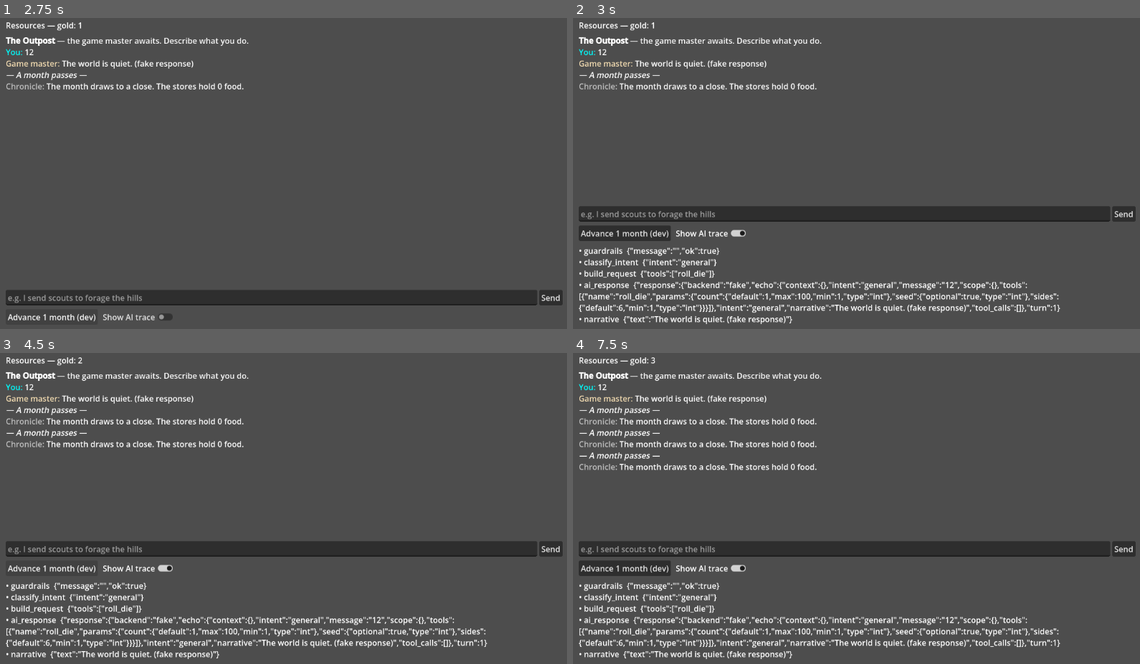
Above: before the commit, frames 1-4 (two rows, left to right).
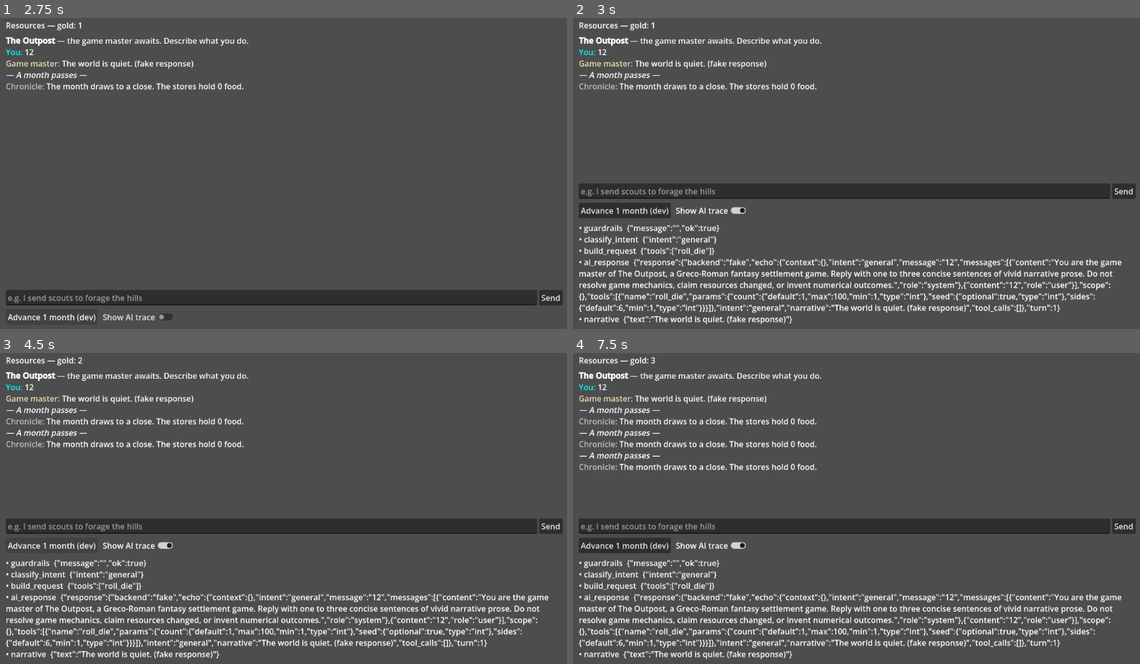
Above: after the commit, the same moments.

Repository: ThiagoVSouza/TheOutpostGodot
Game: Godot game, scene res://core/bootstrap/boot.tscn
Two runs of this game, one before a commit and one after it. Both use one fixed random seed, a clock stepped at 60 frames per second and the inputs below.
Inputs (mouse positions are in pixels of both pictures, inside the frame that each line leads up to):
- Up to frame 1 (2.75 s): click (272, 297) at 0.52 s; type "12" at 0.6 s; click "Send" at 1.25 s; click "Advance 1 month (dev)" at 2 s
- Up to frame 2 (3 s): click "Show AI trace" at 2.75 s
- Up to frame 3 (4.5 s): click "Send" at 3.5 s; click "Advance 1 month (dev)" at 4.25 s
- Up to frame 4 (7.5 s): click "Show AI trace" at 5 s; click "Send" at 5.75 s; click "Advance 1 month (dev)" at 6.5 s; click "Show AI trace" at 7.25 s

Frame 1 is identical in both runs. In frame 2, 15% of the frame differs, in the area x 1-100%, y 53-92%; in frame 3, 14%; in frame 4, 15%.

Commit message:
T2 remote llama backend

Diff:
--- a/core/ai/ai_orchestrator.gd
+++ b/core/ai/ai_orchestrator.gd
@@ -22,6 +22,10 @@
 ## Response <- backend: { narrative, tool_calls[], commands[], schedule[]? }
 
 const MAX_MESSAGE_LEN: int = 2000
+const M2_SYSTEM_PROMPT := "You are the game master of The Outpost, a Greco-Roman " \
+	+ "fantasy settlement game. Reply with one to three concise sentences of vivid " \
+	+ "narrative prose. Do not resolve game mechanics, claim resources changed, or " \
+	+ "invent numerical outcomes."
 
 ## Per-model-call timeout. <= 0 disables. Tests lower this to exercise the path.
 var ai_timeout_seconds: float = 30.0
@@ -80,6 +84,10 @@
 	# 3. Build the request for the backend.
 	var request := {
 		"message": message,
+		"messages": [
+			{"role": "system", "content": M2_SYSTEM_PROMPT},
+			{"role": "user", "content": message},
+		],
 		"intent": intent,
 		"scope": _as_dict(context.get("scope", {})),
 		"context": _as_dict(context.get("context", {})),
@@ -165,8 +173,20 @@
 		return _cancelled_result(trace, applied)
 	var error := String(outcome.get("error", ""))
 	if error == "timeout":
-		return _result(false, "The game master does not answer.", trace, applied, "timeout")
-	return _result(false, "The game master is silent.", trace, applied, "backend_error")
+		return _result(
+			false,
+			"The AI server did not answer before the timeout.",
+			trace,
+			applied,
+			"timeout"
+		)
+	return _result(
+		false,
+		"The game master is unavailable. Check the AI server connection.",
+		trace,
+		applied,
+		"backend_error"
+	)
 
 
 func _cancelled_result(trace: AiTrace, applied: Array) -> Dictionary:
--- /dev/null
+++ b/core/ai/llama_chat_codec.gd
@@ -0,0 +1,108 @@
+class_name LlamaChatCodec
+extends RefCounted
+
+## Pure request/response codec for llama.cpp's OpenAI-compatible chat endpoint.
+##
+## Keeping JSON shaping and validation free of transport state makes malformed and
+## recorded server responses testable without a live model. RemoteLlamaBackend owns
+## HTTP lifecycle; this class only translates between the game's Dictionary contract
+## and `/v1/chat/completions`.
+
+const DEFAULT_TEMPERATURE: float = 0.7
+const DEFAULT_MAX_TOKENS: int = 128
+
+
+static func build_payload(
+	request: Dictionary,
+	default_temperature: float = DEFAULT_TEMPERATURE,
+	default_max_tokens: int = DEFAULT_MAX_TOKENS
+) -> Dictionary:
+	var messages: Array = _as_array(request.get("messages", []))
+	if messages.is_empty():
+		var message := String(request.get("message", ""))
+		messages = [{"role": "user", "content": message}]
+
+	var temperature := float(request.get("temperature", default_temperature))
+	var max_tokens := maxi(1, int(request.get("max_tokens", default_max_tokens)))
+	var payload := {
+		"messages": messages.duplicate(true),
+		"temperature": temperature,
+		"max_tokens": max_tokens,
+		"cache_prompt": true,
+		"stream": false,
+	}
+
+	var grammar := String(request.get("grammar", ""))
+	if not grammar.is_empty():
+		payload["grammar"] = grammar
+	return payload
+
+
+## Parse a completed HTTP response into:
+##   { ok: bool, response: Dictionary, error: String }
+##
+## The response intentionally exposes both `content` (for M3's future constrained
+## pipe parser) and `narrative` (for the current M2 orchestrator). OpenAI tool calls
+## are not forwarded: D20 retired that as an AI-facing output path.
+static func parse_response(response_code: int, body: PackedByteArray) -> Dictionary:
+	if response_code < 200 or response_code >= 300:
+		return _failure("http_error:%d" % response_code)
+
+	var json := JSON.new()
+	var parse_error := json.parse(body.get_string_from_utf8())
+	if parse_error != OK:
+		return _failure("invalid_json")
+	var decoded: Variant = json.data
+	if not decoded is Dictionary:
+		return _failure("invalid_response")
+
+	var root := decoded as Dictionary
+	var choices: Array = _as_array(root.get("choices", []))
+	if choices.is_empty() or not choices[0] is Dictionary:
+		return _failure("invalid_response")
+	var choice := choices[0] as Dictionary
+	var message: Variant = choice.get("message", null)
+	if not message is Dictionary:
+		return _failure("invalid_response")
+	var message_dict := message as Dictionary
+	var content: Variant = message_dict.get("content", null)
+	if not content is String:
+		return _failure("invalid_response")
+	var response_text := String(content)
+	if response_text.strip_edges().is_empty():
+		return _failure("empty_content")
+
+	var response := {
+		"content": response_text,
+		"narrative": response_text,
+		"tool_calls": [] as Array,
+		"finish_reason": String(choice.get("finish_reason", "")),
+		"timings": _parse_timings(root.get("timings", {})),
+	}
+	return {"ok": true, "response": response, "error": ""}
+
+
+static func transport_error(result: int) -> String:
+	return "transport_error:%d" % result
+
+
+static func _parse_timings(value: Variant) -> Dictionary:
+	if not value is Dictionary:
+		return {}
+	var source := value as Dictionary
+	var timings := {}
+	for key in ["prompt_n", "prompt_ms", "predicted_n", "predicted_ms"]:
+		var timing: Variant = source.get(key, null)
+		if timing is int or timing is float:
+			timings[key] = timing
+	return timings
+
+
+static func _as_array(value: Variant) -> Array:
+	if value is Array:
+		return value as Array
+	return []
+
+
+static func _failure(error: String) -> Dictionary:
+	return {"ok": false, "response": {}, "error": error}
--- /dev/null
+++ b/core/ai/remote_llama_backend.gd
@@ -0,0 +1,131 @@
+class_name RemoteLlamaBackend
+extends AiBackend
+
+## Non-blocking HTTP client for llama.cpp's `/v1/chat/completions` endpoint.
+##
+## T2 deliberately buffers complete responses through HTTPRequest. Token streaming can
+## later replace the transport without changing AiRequest or the orchestrator. The
+## orchestrator owns timeouts; this backend owns request cancellation and Node cleanup.
+
+const DEFAULT_ENDPOINT := "http://127.0.0.1:8099/v1/chat/completions"
+const RESPONSE_BODY_LIMIT: int = 2 * 1024 * 1024
+
+var endpoint_url: String
+var api_key: String
+var temperature: float
+var max_tokens: int
+
+var _host: Node
+
+
+func _init(
+	host: Node,
+	endpoint: String = DEFAULT_ENDPOINT,
+	key: String = "",
+	default_temperature: float = LlamaChatCodec.DEFAULT_TEMPERATURE,
+	default_max_tokens: int = LlamaChatCodec.DEFAULT_MAX_TOKENS
+) -> void:
+	_host = host
+	endpoint_url = endpoint
+	api_key = key
+	temperature = default_temperature
+	max_tokens = default_max_tokens
+
+
+func backend_id() -> String:
+	return "remote-llama"
+
+
+func is_ready() -> bool:
+	return is_instance_valid(_host) and _host.is_inside_tree() and not endpoint_url.is_empty()
+
+
+func generate(request: Dictionary) -> AiRequest:
+	var ai_request := AiRequest.new()
+	if not is_ready():
+		_defer_failure(ai_request, "backend_not_ready")
+		return ai_request
+
+	var http_request := HTTPRequest.new()
+	http_request.body_size_limit = RESPONSE_BODY_LIMIT
+	_host.add_child(http_request)
+
+	http_request.request_completed.connect(
+		func(result: int, response_code: int, headers: PackedStringArray, body: PackedByteArray) -> void:
+			_on_http_completed(ai_request, http_request, result, response_code, headers, body),
+		CONNECT_ONE_SHOT
+	)
+	ai_request.set_cancel_hook(func() -> void: _cancel_and_free(http_request))
+	# The orchestrator owns timeouts and expresses them by failing AiRequest directly.
+	# Observe every external failure as well as explicit cancel(), so the HTTP transport
+	# never survives a terminal request.
+	ai_request.failed.connect(func(_error: String) -> void: _cancel_and_free(http_request))
+
+	var headers := PackedStringArray(["Content-Type: application/json"])
+	if not api_key.is_empty():
+		headers.append("Authorization: Bearer %s" % api_key)
+	var payload := LlamaChatCodec.build_payload(request, temperature, max_tokens)
+	var body := JSON.stringify(payload)
+	var start_error := _start_http_request(
+		http_request, endpoint_url, headers, HTTPClient.METHOD_POST, body
+	)
+	if start_error != OK:
+		_free_http_request(http_request)
+		_defer_failure(ai_request, "transport_start_error:%d" % start_error)
+	return ai_request
+
+
+## Overridable seams used by tests to drive completion and observe cancellation without
+## opening a socket. Production always delegates to HTTPRequest.
+func _start_http_request(
+	http_request: HTTPRequest,
+	url: String,
+	headers: PackedStringArray,
+	method: HTTPClient.Method,
+	body: String
+) -> Error:
+	return http_request.request(url, headers, method, body)
+
+
+func _cancel_http_request(http_request: HTTPRequest) -> void:
+	http_request.cancel_request()
+
+
+func _on_http_completed(
+	ai_request: AiRequest,
+	http_request: HTTPRequest,
+	result: int,
+	response_code: int,
+	_headers: PackedStringArray,
+	body: PackedByteArray
+) -> void:
+	_free_http_request(http_request)
+	if ai_request.is_finished():
+		return
+	if result != HTTPRequest.RESULT_SUCCESS:
+		ai_request.fail(LlamaChatCodec.transport_error(result))
+		return
+
+	var parsed := LlamaChatCodec.parse_response(response_code, body)
+	if not bool(parsed.get("ok", false)):
+		ai_request.fail(String(parsed.get("error", "invalid_response")))
+		return
+	var response: Dictionary = parsed.get("response", {})
+	response["backend"] = backend_id()
+	ai_request.complete(response)
+
+
+func _cancel_and_free(http_request: HTTPRequest) -> void:
+	if not is_instance_valid(http_request) or http_request.is_queued_for_deletion():
+		return
+	_cancel_http_request(http_request)
+	_free_http_request(http_request)
+
+
+func _free_http_request(http_request: HTTPRequest) -> void:
+	if is_instance_valid(http_request) and not http_request.is_queued_for_deletion():
+		http_request.queue_free()
+
+
+func _defer_failure(ai_request: AiRequest, error: String) -> void:
+	(func() -> void: ai_request.fail(error)).call_deferred()
--- a/core/kernel.gd
+++ b/core/kernel.gd
@@ -58,7 +58,7 @@
 	screens = ScreenRegistry.new()
 
 	# 6. AI seam — FakeAiBackend by default; real backends swap in later.
-	ai = FakeAiBackend.new()
+	ai = _create_ai_backend()
 
 	# 7. Calendar + workflow subsystems (scheduler listens on the event bus and runs
 	#    due workflows through the engine).
@@ -81,3 +81,19 @@
 
 func is_booted() -> bool:
 	return _booted
+
+
+func _create_ai_backend() -> AiBackend:
+	var selected := OS.get_environment("OUTPOST_AI_BACKEND").strip_edges().to_lower()
+	if selected.is_empty() or selected == "fake":
+		return FakeAiBackend.new()
+	if selected == "remote-llama":
+		var endpoint := OS.get_environment("OUTPOST_AI_ENDPOINT").strip_edges()
+		if endpoint.is_empty():
+			endpoint = RemoteLlamaBackend.DEFAULT_ENDPOINT
+		var key := OS.get_environment("OUTPOST_AI_API_KEY")
+		log.info("Kernel", "Using remote llama backend at %s" % endpoint)
+		return RemoteLlamaBackend.new(self, endpoint, key)
+
+	log.warn("Kernel", "Unknown OUTPOST_AI_BACKEND '%s'; using fake backend" % selected)
+	return FakeAiBackend.new()
--- /dev/null
+++ b/tests/fixtures/ai/llama_chat_empty_content.json
@@ -0,0 +1,12 @@
+{
+  "choices": [
+    {
+      "finish_reason": "length",
+      "message": {
+        "role": "assistant",
+        "content": "",
+        "reasoning_content": "The server was started with reasoning enabled."
+      }
+    }
+  ]
+}
--- /dev/null
+++ b/tests/fixtures/ai/llama_chat_malformed.json
@@ -0,0 +1 @@
+{"choices": [{"message":
--- /dev/null
+++ b/tests/fixtures/ai/llama_chat_success.json
@@ -0,0 +1,18 @@
+{
+  "choices": [
+    {
+      "finish_reason": "stop",
+      "message": {
+        "role": "assistant",
+        "content": "Salt wind crosses the outpost as the watch changes at dusk."
+      }
+    }
+  ],
+  "timings": {
+    "prompt_n": 37,
+    "prompt_ms": 12.5,
+    "predicted_n": 15,
+    "predicted_ms": 145.75,
+    "predicted_per_second": 102.9
+  }
+}
--- /dev/null
+++ b/tests/integration/test_remote_llama_backend.gd
@@ -0,0 +1,119 @@
+extends GutTest
+
+const SUCCESS_FIXTURE := "res://tests/fixtures/ai/llama_chat_success.json"
+
+
+class TestRemoteBackend:
+	extends RemoteLlamaBackend
+
+	var pending_http: HTTPRequest = null
+	var captured_url: String = ""
+	var captured_headers := PackedStringArray()
+	var captured_method: HTTPClient.Method = HTTPClient.METHOD_GET
+	var captured_body: String = ""
+	var cancel_calls: int = 0
+	var start_error: Error = OK
+
+	func _start_http_request(
+		http_request: HTTPRequest,
+		url: String,
+		headers: PackedStringArray,
+		method: HTTPClient.Method,
+		body: String
+	) -> Error:
+		pending_http = http_request
+		captured_url = url
+		captured_headers = headers
+		captured_method = method
+		captured_body = body
+		return start_error
+
+	func _cancel_http_request(_http_request: HTTPRequest) -> void:
+		cancel_calls += 1
+
+	func finish(result: int, response_code: int, body: PackedByteArray) -> void:
+		pending_http.request_completed.emit(result, response_code, PackedStringArray(), body)
+
+
+func test_generate_starts_post_and_does_not_complete_synchronously() -> void:
+	var host := Node.new()
+	add_child_autofree(host)
+	var backend := TestRemoteBackend.new(host, "http://example.test/v1/chat/completions", "key-123")
+	var request := backend.generate({"message": "hello", "grammar": 'root ::= "ok"'})
+
+	assert_false(request.is_finished(), "RemoteLlamaBackend must honor D22")
+	assert_eq(backend.captured_url, "http://example.test/v1/chat/completions")
+	assert_eq(backend.captured_method, HTTPClient.METHOD_POST)
+	assert_has(backend.captured_headers, "Content-Type: application/json")
+	assert_has(backend.captured_headers, "Authorization: Bearer key-123")
+	var payload: Variant = JSON.parse_string(backend.captured_body)
+	assert_true(payload is Dictionary)
+	assert_eq(String((payload as Dictionary)["grammar"]), 'root ::= "ok"')
+
+	backend.finish(HTTPRequest.RESULT_SUCCESS, 200, _success_body())
+	var outcome := await request.wait()
+	assert_true(bool(outcome["ok"]))
+	var response: Dictionary = outcome["response"]
+	assert_eq(String(response["backend"]), "remote-llama")
+
+
+func test_cancel_reaches_transport_and_late_completion_loses() -> void:
+	var host := Node.new()
+	add_child_autofree(host)
+	var backend := TestRemoteBackend.new(host)
+	var request := backend.generate({"message": "hello"})
+	var http := backend.pending_http
+
+	request.cancel()
+	assert_eq(backend.cancel_calls, 1)
+	assert_true(http.is_queued_for_deletion(), "cancelled HTTPRequest must be cleaned up")
+	backend.finish(HTTPRequest.RESULT_SUCCESS, 200, _success_body())
+	var outcome := await request.wait()
+	assert_false(bool(outcome["ok"]))
+	assert_true(bool(outcome["cancelled"]))
+
+
+func test_transport_and_http_failures_map_through_ai_request() -> void:
+	var host := Node.new()
+	add_child_autofree(host)
+	var transport_backend := TestRemoteBackend.new(host)
+	var transport_request := transport_backend.generate({"message": "hello"})
+	transport_backend.finish(HTTPRequest.RESULT_CANT_CONNECT, 0, PackedByteArray())
+	var transport_outcome := await transport_request.wait()
+	assert_eq(String(transport_outcome["error"]), "transport_error:2")
+
+	var http_backend := TestRemoteBackend.new(host)
+	var http_request := http_backend.generate({"message": "hello"})
+	http_backend.finish(HTTPRequest.RESULT_SUCCESS, 429, "rate limited".to_utf8_buffer())
+	var http_outcome := await http_request.wait()
+	assert_eq(String(http_outcome["error"]), "http_error:429")
+
+
+func test_immediate_start_error_is_still_deferred() -> void:
+	var host := Node.new()
+	add_child_autofree(host)
+	var backend := TestRemoteBackend.new(host)
+	backend.start_error = ERR_CANT_CONNECT
+	var request := backend.generate({"message": "hello"})
+	assert_false(request.is_finished(), "even immediate transport setup errors are deferred")
+	var outcome := await request.wait()
+	assert_false(bool(outcome["ok"]))
+	assert_eq(String(outcome["error"]), "transport_start_error:%d" % ERR_CANT_CONNECT)
+
+
+func test_orchestrator_owned_failure_aborts_and_cleans_transport() -> void:
+	var host := Node.new()
+	add_child_autofree(host)
+	var backend := TestRemoteBackend.new(host)
+	var request := backend.generate({"message": "hello"})
+	var http := backend.pending_http
+
+	request.fail("timeout")
+	assert_eq(backend.cancel_calls, 1, "external timeout must abort HTTP transport")
+	assert_true(http.is_queued_for_deletion(), "timed-out HTTPRequest must be cleaned up")
+	var outcome := await request.wait()
+	assert_eq(String(outcome["error"]), "timeout")
+
+
+func _success_body() -> PackedByteArray:
+	return FileAccess.get_file_as_string(SUCCESS_FIXTURE).to_utf8_buffer()
--- /dev/null
+++ b/tests/unit/test_llama_chat_codec.gd
@@ -0,0 +1,90 @@
+extends GutTest
+
+const FIXTURE_DIR := "res://tests/fixtures/ai/"
+
+
+func test_payload_contains_chat_sampling_and_cache_fields() -> void:
+	var payload := LlamaChatCodec.build_payload({
+		"messages": [
+			{"role": "system", "content": "Be concise."},
+			{"role": "user", "content": "Hello"},
+		],
+		"temperature": 0.25,
+		"max_tokens": 64,
+	})
+	assert_eq(float(payload["temperature"]), 0.25)
+	assert_eq(int(payload["max_tokens"]), 64)
+	assert_true(bool(payload["cache_prompt"]))
+	assert_false(bool(payload["stream"]))
+	assert_eq((payload["messages"] as Array).size(), 2)
+
+
+func test_payload_includes_nonempty_per_request_grammar() -> void:
+	var grammar := 'root ::= "P1|INTENT|UNKNOWN|LOW"'
+	var payload := LlamaChatCodec.build_payload({"message": "?", "grammar": grammar})
+	assert_eq(String(payload["grammar"]), grammar)
+
+
+func test_payload_omits_empty_grammar() -> void:
+	var payload := LlamaChatCodec.build_payload({"message": "hello", "grammar": ""})
+	assert_false(payload.has("grammar"))
+
+
+func test_payload_falls_back_to_a_user_message() -> void:
+	var payload := LlamaChatCodec.build_payload({"message": "hello"})
+	var messages: Array = payload["messages"]
+	assert_eq(messages, [{"role": "user", "content": "hello"}])
+
+
+func test_parses_content_finish_reason_and_selected_timings() -> void:
+	var parsed := LlamaChatCodec.parse_response(200, _fixture("llama_chat_success.json"))
+	assert_true(bool(parsed["ok"]))
+	var response: Dictionary = parsed["response"]
+	assert_eq(
+		String(response["narrative"]),
+		"Salt wind crosses the outpost as the watch changes at dusk."
+	)
+	assert_eq(String(response["content"]), String(response["narrative"]))
+	assert_eq(String(response["finish_reason"]), "stop")
+	var timings: Dictionary = response["timings"]
+	assert_eq(int(timings["prompt_n"]), 37)
+	assert_eq(float(timings["prompt_ms"]), 12.5)
+	assert_eq(int(timings["predicted_n"]), 15)
+	assert_eq(float(timings["predicted_ms"]), 145.75)
+	assert_false(timings.has("predicted_per_second"), "only the T2 timing contract is copied")
+
+
+func test_maps_http_statuses_without_exposing_response_body() -> void:
+	for code in [401, 429, 500]:
+		var parsed := LlamaChatCodec.parse_response(code, '{"secret":"do not expose"}'.to_utf8_buffer())
+		assert_false(bool(parsed["ok"]))
+		assert_eq(String(parsed["error"]), "http_error:%d" % code)
+
+
+func test_rejects_malformed_json() -> void:
+	var parsed := LlamaChatCodec.parse_response(200, _fixture("llama_chat_malformed.json"))
+	assert_false(bool(parsed["ok"]))
+	assert_eq(String(parsed["error"]), "invalid_json")
+
+
+func test_rejects_missing_choices_and_wrong_content_type() -> void:
+	var missing := LlamaChatCodec.parse_response(200, '{"choices":[]}'.to_utf8_buffer())
+	assert_eq(String(missing["error"]), "invalid_response")
+	var wrong_type := LlamaChatCodec.parse_response(
+		200, '{"choices":[{"message":{"content":42}}]}'.to_utf8_buffer()
+	)
+	assert_eq(String(wrong_type["error"]), "invalid_response")
+
+
+func test_rejects_reasoning_only_empty_content() -> void:
+	var parsed := LlamaChatCodec.parse_response(200, _fixture("llama_chat_empty_content.json"))
+	assert_false(bool(parsed["ok"]))
+	assert_eq(String(parsed["error"]), "empty_content")
+
+
+func test_transport_error_is_stable_and_machine_readable() -> void:
+	assert_eq(LlamaChatCodec.transport_error(HTTPRequest.RESULT_CANT_CONNECT), "transport_error:2")
+
+
+func _fixture(name: String) -> PackedByteArray:
+	return FileAccess.get_file_as_string(FIXTURE_DIR + name).to_utf8_buffer()
Not shown, added: core/ai/llama_chat_codec.gd.uid
Not shown, added: core/ai/remote_llama_backend.gd.uid
Not shown, added: tests/integration/test_remote_llama_backend.gd.uid
Not shown, added: tests/unit/test_llama_chat_codec.gd.uid
Not shown, added: docs/benchmarks/milestone2_remote_backend.md
Not shown, changed: docs/handover_next_steps.md
Not shown, changed: docs/plan.md
